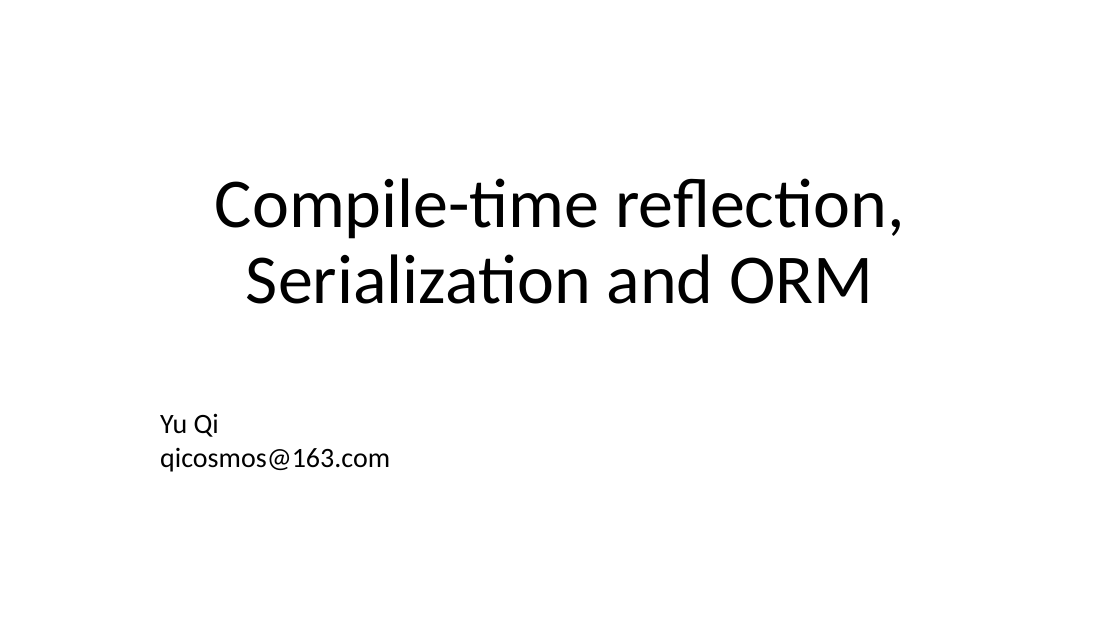
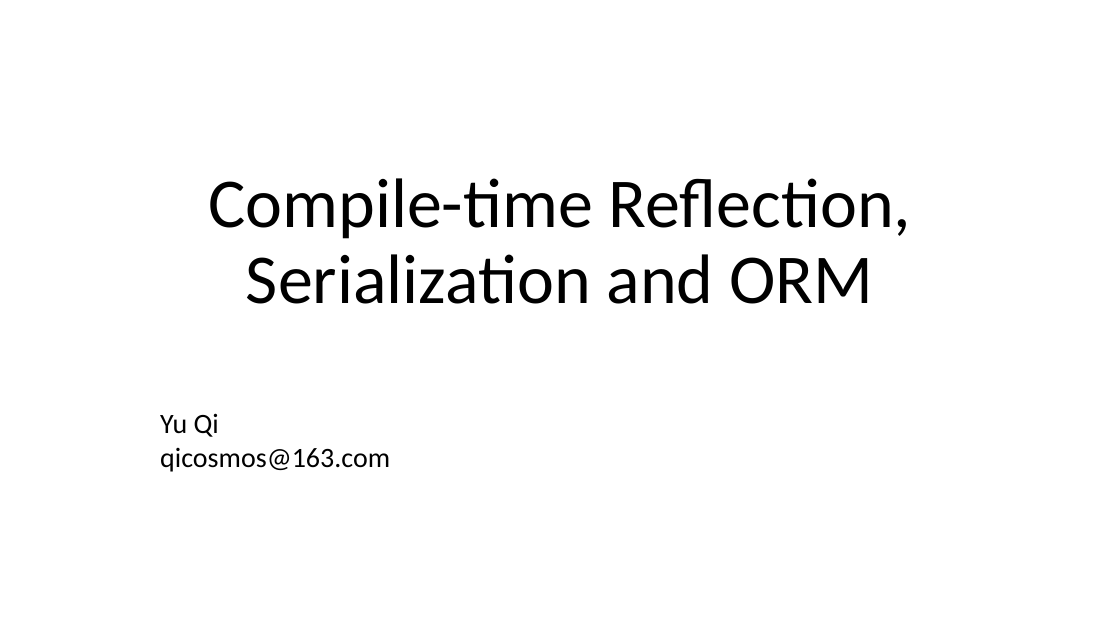
Before and after one commit to qicosmos/cppcon2017, a slide deck: slide 1 of cppcon2017.pptx. Drawn at 1120x630 pixels with LibreOffice and Linux fonts; fonts in the diff are those of the drawing. Boxes give left, top, right and bottom in pixels: in the first picture for what was removed or moved away, otherwise in the second. Text is boxed around its words. In the diff, an @@ line names an element or a change of style, - is before the commit and + after.

```diff
--- a/cppcon2017.pptx
+++ b/cppcon2017.pptx
@@ title at (x1=208, y1=178, x2=911, y2=304): text changed @@
-Compile-time reflection, Serialization and ORM
+Compile-time Reflection, Serialization and ORM
```
Also in this commit, not shown: 36 other slides changed.
